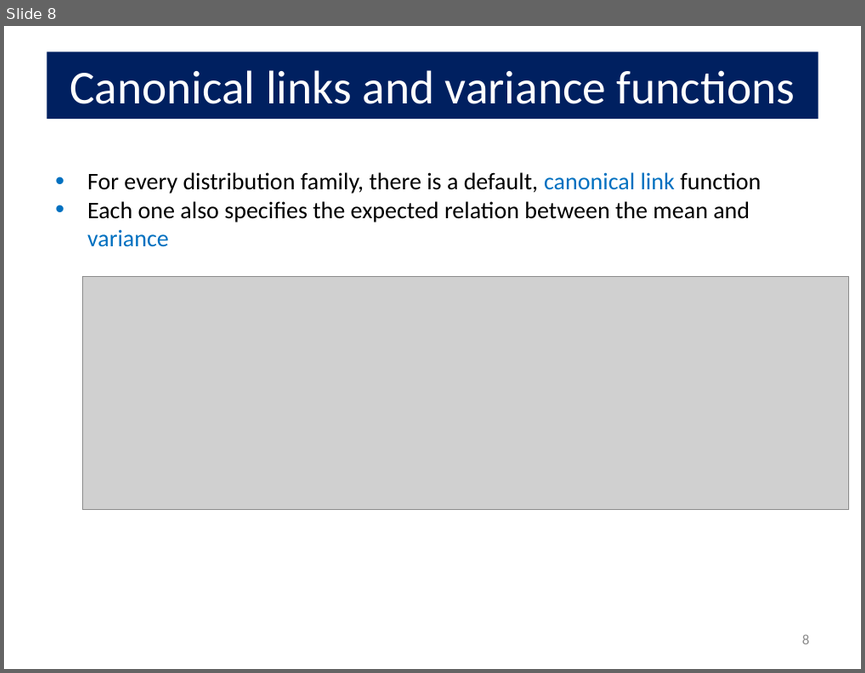
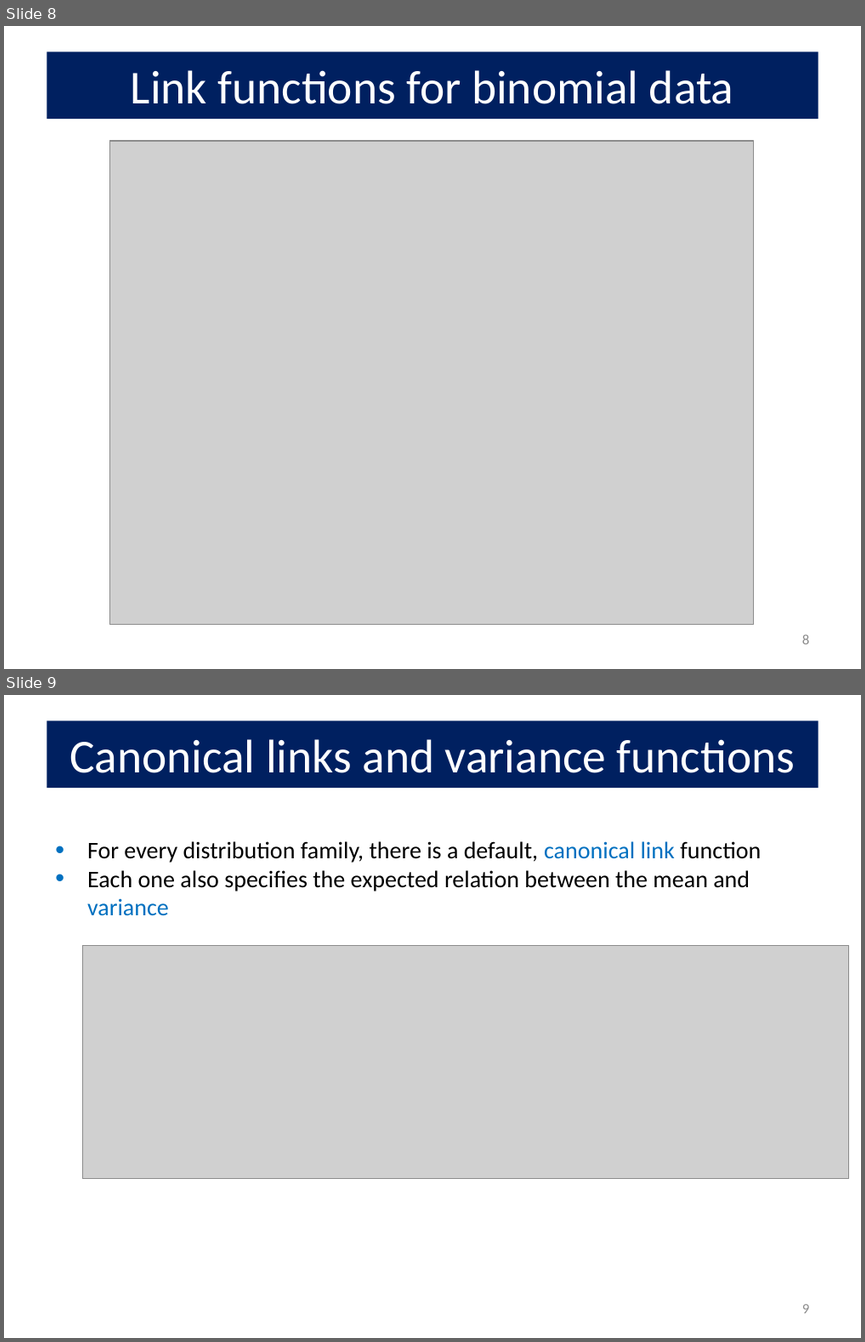
Before and after one commit to friendly/psy6136, a slide deck: lectures/09-CountData.pptx. Shown one above the other, each under a label of ours: slide 8 before the commit, slides 8 and 9 after it. The pictures are 865x673 and 865x1342 pixels, drawn with LibreOffice and Linux fonts; fonts in the diff are those of the drawing; grey boxes stand for pictures. Boxes give left, top, right and bottom in pixels: in the first picture for what was removed or moved away, otherwise in the second. Text is boxed around its words. In the diff, an @@ line names an element or a change of style, - is before the commit and + after.

```diff
--- a/lectures/09-CountData.pptx
+++ b/lectures/09-CountData.pptx
@@ slide 8 added at [4, 26, 861, 669], background #FFFFFF @@
@@ title added at [46, 52, 818, 119], fill #002060, 39.6 pt, text #FFFFFF @@
+Link functions for binomial data
@@ picture added at [109, 141, 754, 624] @@
@@ page number added at [802, 634, 809, 644], 12 pt, text #8C8C8C @@
+8
@@ what was slide 8 is now slide 9 @@
@@ page number at [802, 1304, 809, 1313]: text changed @@
-8
+9
```
Also in this commit, not shown: 2 slides changed, 3 other files.
